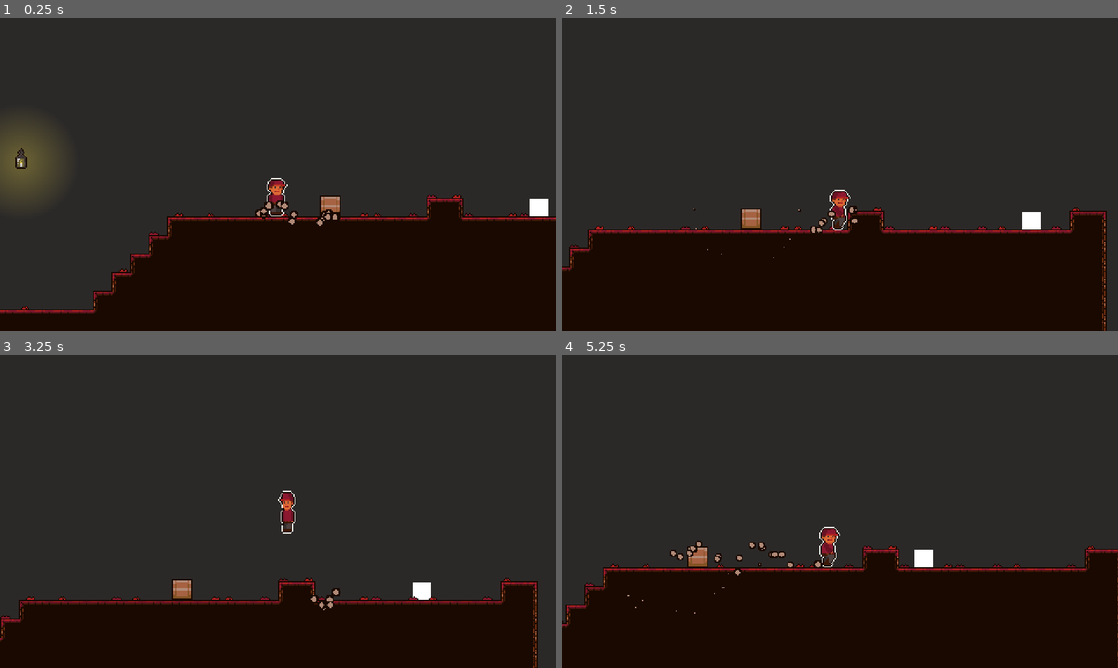
Above: before the commit, frames 1-4 (two rows, left to right).
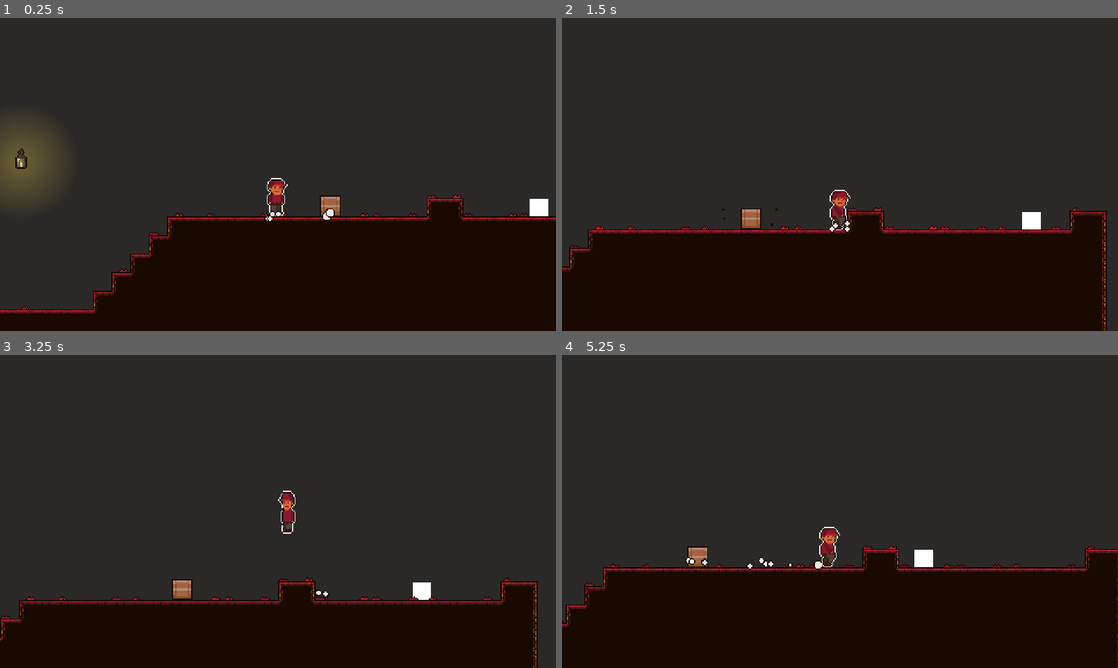
Above: after the commit, the same moments.

Repository: RemyIsCool/Carrying-Thing-Game
Game: Godot game, scene res://Scenes/TestScene.tscn
The game is run twice, just before and just after one commit, with the same random seed, the same clock (stepped at 60 frames per second) and the same inputs.
Inputs:
- Up to frame 1 (0.25 s): no input
- Up to frame 2 (1.5 s): hold D (right) from 0.53 s (still down); tap Space (pick_up_throw) at 0.6, 1.35 s; tap W (jump) at 0.77 s
- Up to frame 3 (3.25 s): tap W (jump) at 1.52, 3.02 s; release D (right) at 2.03 s; hold A (left) from 2.03 s (still down); tap Space (pick_up_throw) at 2.1, 2.85 s
- Up to frame 4 (5.25 s): tap Space (pick_up_throw) at 3.6, 4.35, 5.1 s; tap W (jump) at 3.77, 4.52 s; release A (left) at 4.28 s; hold D (right) from 4.28 s (still down)

The runs differ from the first frame. In frame 1, 0.4% of the frame differs, in the area x 45-62%, y 58-67%; in frame 2, 0.2%; in frame 3, 0.2%; in frame 4, 0.5%, in the area x 11-47%, y 59-83%.

Commit message:
Changed particles and added level transition

Diff:
--- a/Scenes/Box.tscn
+++ b/Scenes/Box.tscn
@@ -1,8 +1,8 @@
-[gd_scene load_steps=9 format=2]
+[gd_scene load_steps=8 format=2]
 
 [ext_resource path="res://Scenes/Box.gd" type="Script" id=1]
 [ext_resource path="res://Assets/Box.png" type="Texture" id=2]
-[ext_resource path="res://Assets/Particle.png" type="Texture" id=4]
+[ext_resource path="res://Assets/FloorParticle.png" type="Texture" id=4]
 
 [sub_resource type="RectangleShape2D" id=2]
 extents = Vector2( 9, 9 )
@@ -10,22 +10,22 @@
 [sub_resource type="RectangleShape2D" id=3]
 extents = Vector2( 7, 0.5 )
 
-[sub_resource type="Curve" id=13]
-_data = [ Vector2( 0, 0.504505 ), 0.0, 0.0, 0, 0, Vector2( 1, 0 ), 0.0, 0.0, 0, 0 ]
-
-[sub_resource type="CurveTexture" id=12]
-curve = SubResource( 13 )
+[sub_resource type="CanvasItemMaterial" id=15]
+particles_animation = true
+particles_anim_h_frames = 5
+particles_anim_v_frames = 1
+particles_anim_loop = false
 
 [sub_resource type="ParticlesMaterial" id=14]
 flag_disable_z = true
 direction = Vector3( 0, -1, 0 )
 spread = 90.0
 gravity = Vector3( 0, 0, 0 )
-initial_velocity = 84.16
+initial_velocity = 30.0
 initial_velocity_random = 0.28
 orbit_velocity = 0.0
 orbit_velocity_random = 0.0
-scale_curve = SubResource( 12 )
+anim_speed = 1.0
 
 [node name="Box" type="RigidBody2D"]
 collision_layer = 32768
@@ -51,9 +51,11 @@
 shape = SubResource( 3 )
 
 [node name="LandParticles" type="Particles2D" parent="."]
-position = Vector2( 0, 16 )
+material = SubResource( 15 )
+position = Vector2( 0, 9 )
 z_index = 4096
 emitting = false
+amount = 4
 one_shot = true
 explosiveness = 1.0
 local_coords = false
--- a/Scenes/Cat.gd
+++ b/Scenes/Cat.gd
@@ -6,12 +6,11 @@
 
 var velocity := Vector2(speed, 0)
 
-var dead := false
-
 func _physics_process(delta: float) -> void:
-	if dead:
+	if $DeathTimer.time_left > 0:
 		$Polygon2D.visible = false
 		return
+
 	velocity.y += gravity
 
 	if is_on_wall():
@@ -19,11 +18,19 @@
 
 	velocity.y = move_and_slide(velocity, Vector2.UP).y
 
+	if not GlobalNodes.box.is_on_floor():
+		$BoxBufferTimer.start()
+
 	if $CollisionDetection.overlaps_body(GlobalNodes.player):
-		get_tree().reload_current_scene()
+		GlobalNodes.player.die()
 
-	if $CollisionDetection.overlaps_body(GlobalNodes.box) and not GlobalNodes.box.is_on_floor() and not GlobalNodes.player.holding:
-		GlobalNodes.box.apply_central_impulse(Vector2(0, -500))
-		dead = true
+	if $CollisionDetection.overlaps_body(GlobalNodes.box) and $BoxBufferTimer.time_left > 0 and not GlobalNodes.player.holding:
+		GlobalNodes.box.linear_velocity.y = 0
+		GlobalNodes.box.apply_central_impulse(Vector2(0, -200))
+		$DeathTimer.start()
 		$DeathParticles.restart()
 		GlobalNodes.camera.shake(0.1, 2)
+
+
+func _on_DeathTimer_timeout() -> void:
+	queue_free()
--- a/Scenes/Cat.tscn
+++ b/Scenes/Cat.tscn
@@ -1,7 +1,7 @@
-[gd_scene load_steps=8 format=2]
+[gd_scene load_steps=7 format=2]
 
 [ext_resource path="res://Scenes/Cat.gd" type="Script" id=1]
-[ext_resource path="res://Assets/Particle.png" type="Texture" id=2]
+[ext_resource path="res://Assets/DeathParticle.png" type="Texture" id=2]
 
 [sub_resource type="RectangleShape2D" id=1]
 extents = Vector2( 7, 7 )
@@ -9,20 +9,20 @@
 [sub_resource type="RectangleShape2D" id=2]
 extents = Vector2( 8, 8 )
 
-[sub_resource type="Curve" id=4]
-_data = [ Vector2( 0, 0.522523 ), 0.0, 0.0, 0, 0, Vector2( 1, 0 ), 0.0, 0.0, 0, 0 ]
-
-[sub_resource type="CurveTexture" id=5]
-curve = SubResource( 4 )
+[sub_resource type="CanvasItemMaterial" id=6]
+particles_animation = true
+particles_anim_h_frames = 5
+particles_anim_v_frames = 1
+particles_anim_loop = false
 
 [sub_resource type="ParticlesMaterial" id=3]
 flag_disable_z = true
 spread = 180.0
-initial_velocity = 183.16
+initial_velocity = 50.0
 initial_velocity_random = 0.29
 orbit_velocity = 0.0
 orbit_velocity_random = 0.0
-scale_curve = SubResource( 5 )
+anim_speed = 1.0
 
 [node name="Cat" type="KinematicBody2D"]
 collision_layer = 8
@@ -43,9 +43,18 @@
 shape = SubResource( 2 )
 
 [node name="DeathParticles" type="Particles2D" parent="."]
+material = SubResource( 6 )
 emitting = false
 amount = 10
 one_shot = true
 explosiveness = 1.0
 process_material = SubResource( 3 )
 texture = ExtResource( 2 )
+
+[node name="DeathTimer" type="Timer" parent="."]
+
+[node name="BoxBufferTimer" type="Timer" parent="."]
+wait_time = 0.1
+one_shot = true
+
+[connection signal="timeout" from="DeathTimer" to="." method="_on_DeathTimer_timeout"]
--- a/Scenes/Player.gd
+++ b/Scenes/Player.gd
@@ -20,11 +20,15 @@
 var holding = false
 var has_slowed_down = false
 var jumped = false
+var dead = false
 
 func _ready() -> void:
 	GlobalNodes.player = self
 
 func _physics_process(delta: float) -> void:
+	if dead:
+		return
+
 	# Animations
 	if Input.get_axis("left", "right") == 0 and is_on_floor():
 		if holding:
@@ -129,3 +133,11 @@
 		else:
 			was_in_air = true
 			$SpritesheetAnimation.scale = Vector2(0.7, 1.3)
+
+func die() -> void:
+	if not dead:
+		dead = true
+		SceneLoader.change_scene("res://Scenes/TestScene.tscn")
+		$SpritesheetAnimation.change_animation(preload("res://Assets/PlayerIdle.png"), 8, 1)
+		$SpritesheetAnimation.rotation_degrees = -90
+		GlobalNodes.camera.shake(0.2, 4)
--- a/Scenes/Player.tscn
+++ b/Scenes/Player.tscn
@@ -1,9 +1,10 @@
-[gd_scene load_steps=14 format=2]
+[gd_scene load_steps=18 format=2]
 
 [ext_resource path="res://Assets/PlayerIdle.png" type="Texture" id=1]
 [ext_resource path="res://Scenes/Player.gd" type="Script" id=2]
 [ext_resource path="res://Scenes/SpritesheetAnimation.tscn" type="PackedScene" id=3]
-[ext_resource path="res://Assets/Particle.png" type="Texture" id=4]
+[ext_resource path="res://Assets/FloorParticle.png" type="Texture" id=4]
+[ext_resource path="res://Assets/DeathParticle.png" type="Texture" id=5]
 
 [sub_resource type="CapsuleShape2D" id=1]
 radius = 6.0
@@ -12,11 +13,11 @@
 [sub_resource type="RectangleShape2D" id=2]
 extents = Vector2( 9, 18 )
 
-[sub_resource type="Curve" id=4]
-_data = [ Vector2( 0, 0.506915 ), 0.0, 0.0, 0, 0, Vector2( 1, 0 ), 0.0, 0.0, 0, 0 ]
-
-[sub_resource type="CurveTexture" id=5]
-curve = SubResource( 4 )
+[sub_resource type="CanvasItemMaterial" id=16]
+particles_animation = true
+particles_anim_h_frames = 5
+particles_anim_v_frames = 1
+particles_anim_loop = false
 
 [sub_resource type="ParticlesMaterial" id=8]
 flag_disable_z = true
@@ -25,35 +26,63 @@
 gravity = Vector3( 0, 0, 0 )
 orbit_velocity = 0.0
 orbit_velocity_random = 0.0
-scale_curve = SubResource( 5 )
+anim_speed = 1.5
 
-[sub_resource type="Curve" id=11]
-_data = [ Vector2( 0, 0.514572 ), 0.0, 0.0, 0, 0, Vector2( 1, 0 ), 0.0, 0.0, 0, 0 ]
+[sub_resource type="CanvasItemMaterial" id=17]
+particles_animation = true
+particles_anim_h_frames = 5
+particles_anim_v_frames = 1
+particles_anim_loop = false
+
+[sub_resource type="Curve" id=19]
+_data = [ Vector2( 0, 1 ), 0.0, 0.0, 0, 0, Vector2( 1, 1 ), 0.0, 0.0, 0, 0 ]
 
 [sub_resource type="CurveTexture" id=14]
-curve = SubResource( 11 )
+curve = SubResource( 19 )
 
 [sub_resource type="ParticlesMaterial" id=13]
 flag_disable_z = true
 direction = Vector3( 0, 1, 0 )
 spread = 90.0
 gravity = Vector3( 0, 0, 0 )
-initial_velocity = 80.0
+initial_velocity = 40.0
 initial_velocity_random = 0.28
 orbit_velocity = 0.0
 orbit_velocity_random = 0.0
 scale_curve = SubResource( 14 )
+anim_speed = 1.0
+
+[sub_resource type="CanvasItemMaterial" id=18]
+particles_animation = true
+particles_anim_h_frames = 5
+particles_anim_v_frames = 1
+particles_anim_loop = false
 
 [sub_resource type="ParticlesMaterial" id=15]
 flag_disable_z = true
 direction = Vector3( 0, -1, 0 )
 spread = 90.0
 gravity = Vector3( 0, 0, 0 )
-initial_velocity = 80.0
+initial_velocity = 40.0
 initial_velocity_random = 0.28
 orbit_velocity = 0.0
 orbit_velocity_random = 0.0
-scale_curve = SubResource( 14 )
+anim_speed = 1.0
+
+[sub_resource type="CanvasItemMaterial" id=21]
+particles_animation = true
+particles_anim_h_frames = 5
+particles_anim_v_frames = 1
+particles_anim_loop = false
+
+[sub_resource type="ParticlesMaterial" id=20]
+flag_disable_z = true
+spread = 180.0
+gravity = Vector3( 0, 0, 0 )
+initial_velocity = 200.0
+orbit_velocity = 0.0
+orbit_velocity_random = 0.0
+anim_speed = 1.0
 
 [node name="Player" type="KinematicBody2D"]
 script = ExtResource( 2 )
@@ -86,8 +115,9 @@
 shape = SubResource( 2 )
 
 [node name="WalkParticles" type="Particles2D" parent="."]
+material = SubResource( 16 )
 position = Vector2( 0, 16 )
-z_index = 4096
+z_index = 10
 emitting = false
 amount = 4
 lifetime = 0.5
@@ -96,9 +126,11 @@
 texture = ExtResource( 4 )
 
 [node name="JumpParticles" type="Particles2D" parent="."]
+material = SubResource( 17 )
 position = Vector2( 0, 16 )
 z_index = 4096
 emitting = false
+amount = 4
 one_shot = true
 explosiveness = 1.0
 local_coords = false
@@ -106,11 +138,24 @@
 texture = ExtResource( 4 )
 
 [node name="LandParticles" type="Particles2D" parent="."]
+material = SubResource( 18 )
 position = Vector2( 0, 24 )
 z_index = 4096
 emitting = false
+amount = 4
 one_shot = true
 explosiveness = 1.0
 local_coords = false
 process_material = SubResource( 15 )
 texture = ExtResource( 4 )
+
+[node name="DeathParticles" type="Particles2D" parent="."]
+material = SubResource( 21 )
+z_index = 4096
+emitting = false
+amount = 19
+one_shot = true
+explosiveness = 0.8
+local_coords = false
+process_material = SubResource( 20 )
+texture = ExtResource( 5 )
--- /dev/null
+++ b/Scenes/SceneLoader.gd
@@ -0,0 +1,13 @@
+extends Node2D
+
+
+var scene: String
+
+func change_scene(scene_path: String) -> void:
+	$AnimationPlayer.play("zoom_in")
+	scene = scene_path
+
+func _on_AnimationPlayer_animation_finished(anim_name: String) -> void:
+	if anim_name == "zoom_in":
+		get_tree().change_scene(scene)
+		$AnimationPlayer.play("zoom_out")
--- /dev/null
+++ b/Scenes/SceneLoader.tscn
@@ -0,0 +1,74 @@
+[gd_scene load_steps=8 format=2]
+
+[ext_resource path="res://Scenes/SceneLoader.gd" type="Script" id=1]
+[ext_resource path="res://Assets/BlackRectangle.png" type="Texture" id=2]
+[ext_resource path="res://Assets/CircleMask.png" type="Texture" id=3]
+
+[sub_resource type="Shader" id=3]
+code = "shader_type canvas_item;
+
+void fragment() {
+	COLOR = texture(SCREEN_TEXTURE, SCREEN_UV);
+	COLOR.a = texture(TEXTURE, UV).a;
+}"
+
+[sub_resource type="ShaderMaterial" id=2]
+shader = SubResource( 3 )
+
+[sub_resource type="Animation" id=4]
+resource_name = "zoom_in"
+length = 0.5
+tracks/0/type = "value"
+tracks/0/path = NodePath("CanvasLayer/BackBufferCopy/Mask:scale")
+tracks/0/interp = 1
+tracks/0/loop_wrap = true
+tracks/0/imported = false
+tracks/0/enabled = true
+tracks/0/keys = {
+"times": PoolRealArray( 0, 0.4 ),
+"transitions": PoolRealArray( 1, 1 ),
+"update": 0,
+"values": [ Vector2( 2.05, 2.05 ), Vector2( 0, 0 ) ]
+}
+
+[sub_resource type="Animation" id=5]
+resource_name = "zoom_out"
+length = 0.5
+tracks/0/type = "value"
+tracks/0/path = NodePath("CanvasLayer/BackBufferCopy/Mask:scale")
+tracks/0/interp = 1
+tracks/0/loop_wrap = true
+tracks/0/imported = false
+tracks/0/enabled = true
+tracks/0/keys = {
+"times": PoolRealArray( 0.1, 0.5 ),
+"transitions": PoolRealArray( 1, 1 ),
+"update": 0,
+"values": [ Vector2( 0, 0 ), Vector2( 2.05, 2.05 ) ]
+}
+
+[node name="SceneLoader" type="Node2D"]
+script = ExtResource( 1 )
+
+[node name="CanvasLayer" type="CanvasLayer" parent="."]
+
+[node name="BackBufferCopy" type="BackBufferCopy" parent="CanvasLayer"]
+copy_mode = 2
+
+[node name="BlackScreen" type="Sprite" parent="CanvasLayer/BackBufferCopy"]
+position = Vector2( 240.526, 135 )
+scale = Vector2( 1.82196, 1.82196 )
+texture = ExtResource( 2 )
+
+[node name="Mask" type="Sprite" parent="CanvasLayer/BackBufferCopy"]
+material = SubResource( 2 )
+position = Vector2( 240.526, 135 )
+scale = Vector2( 2.05, 2.05 )
+texture = ExtResource( 3 )
+region_rect = Rect2( 0, 0, 270, 270 )
+
+[node name="AnimationPlayer" type="AnimationPlayer" parent="."]
+anims/zoom_in = SubResource( 4 )
+anims/zoom_out = SubResource( 5 )
+
+[connection signal="animation_finished" from="AnimationPlayer" to="." method="_on_AnimationPlayer_animation_finished"]
--- a/project.godot
+++ b/project.godot
@@ -17,6 +17,7 @@
 [autoload]
 
 GlobalNodes="*res://Scenes/GlobalNodes.gd"
+SceneLoader="*res://Scenes/SceneLoader.tscn"
 
 [display]
 
Binary file added: Assets/BlackRectangle.png
Not shown, added: Assets/BlackRectangle.png.import
Binary file added: Assets/CircleMask.png
Not shown, changed: Assets/CircleMask.png.import
Binary file added: Assets/DeathParticle.png
Not shown, added: Assets/DeathParticle.png.import
Binary file added: Assets/FloorParticle.png
Not shown, added: Assets/FloorParticle.png.import
Binary file removed: Assets/Particle.png
